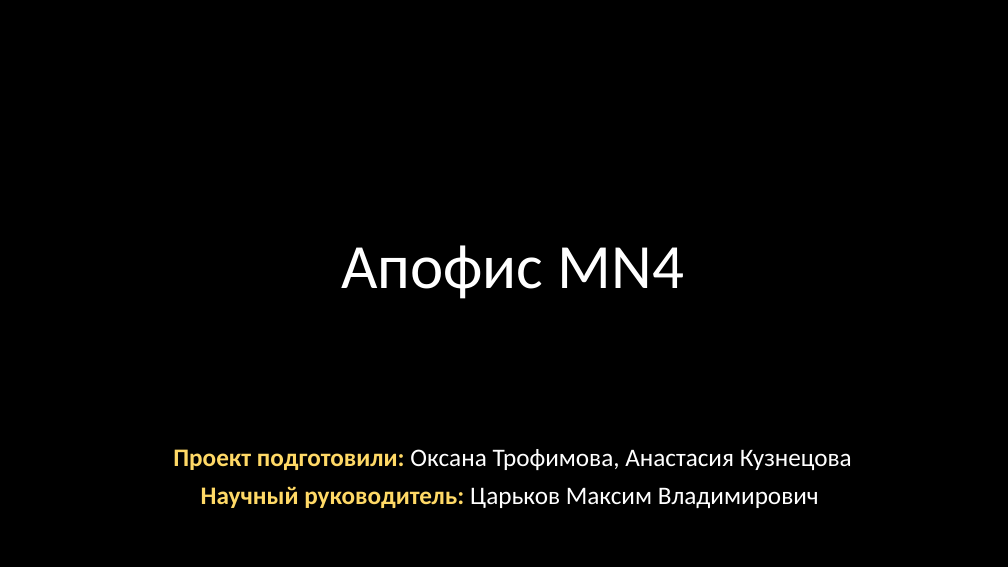
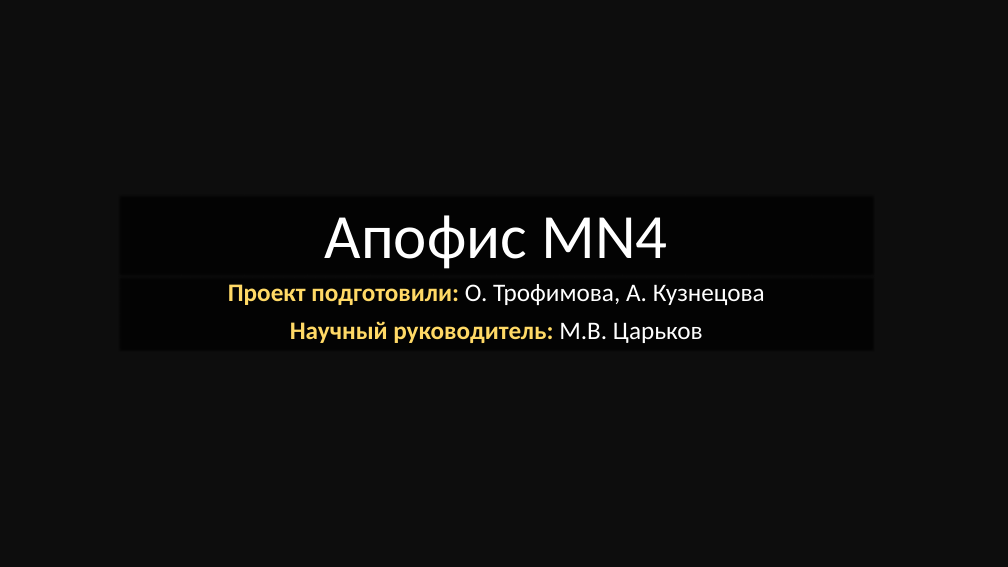
Before and after one commit to Kuznechik2004/math_modeling, a slide deck: slide 1 of Апофис МN4.pptx. Drawn at 1008x567 pixels with LibreOffice and Linux fonts; fonts in the diff are those of the drawing; background and template pictures are left out. Boxes give left, top, right and bottom in pixels: in the first picture for what was removed or moved away, otherwise in the second. Text is boxed around its words. In the diff, an @@ line names an element or a change of style, - is before the commit and + after.

Commit message:
Апофис МN4

```diff
--- a/Апофис МN4.pptx
+++ b/Апофис МN4.pptx
@@ background picture (left out) to #0D0D0D @@
@@ title "Апофис МN4": place and size @@
-title "Апофис МN4" at box(341, 245, 685, 299)
+title "Апофис МN4" at box(119, 195, 875, 276)
@@ subtitle "Проект подготовили: О. Трофимова, А. ...": place and size @@
-subtitle "Проект подготовили: О. Трофимова, А. ..." at box(173, 449, 852, 508)
+subtitle "Проект подготовили: О. Трофимова, А. ..." at box(119, 276, 875, 351)
@@ subtitle at box(228, 284, 765, 343): text changed; text colour #FFFFFF to #FFD966; bold on @@
-Проект подготовили: Оксана Трофимова, Анастасия Кузнецова
-Научный руководитель: Царьков Максим Владимирович
+Проект подготовили: О. Трофимова, А. Кузнецова
+Научный руководитель: М.В. Царьков
```
Also in this commit, not shown: 2 other slides changed, 1 slide added.
